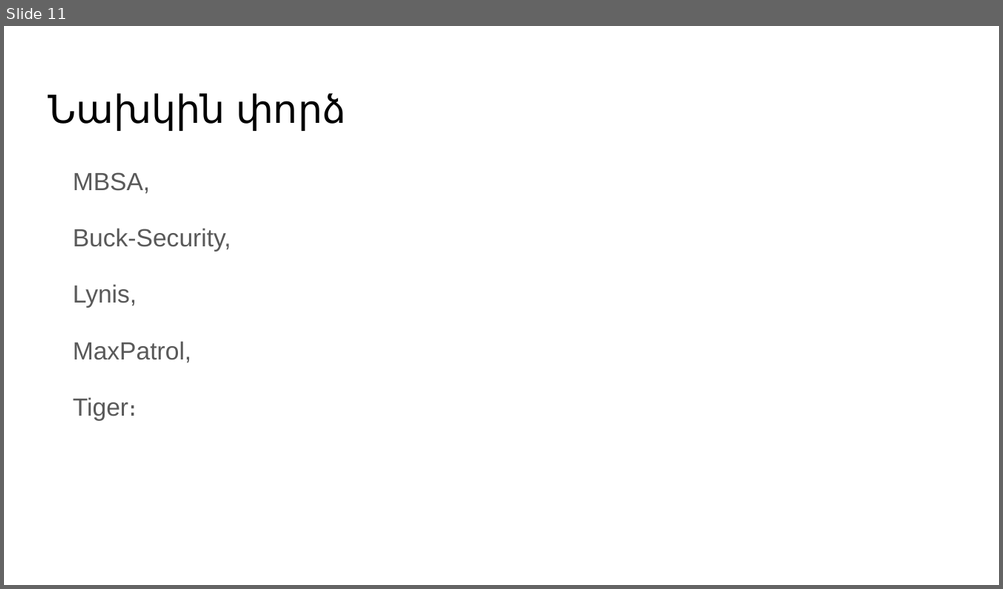
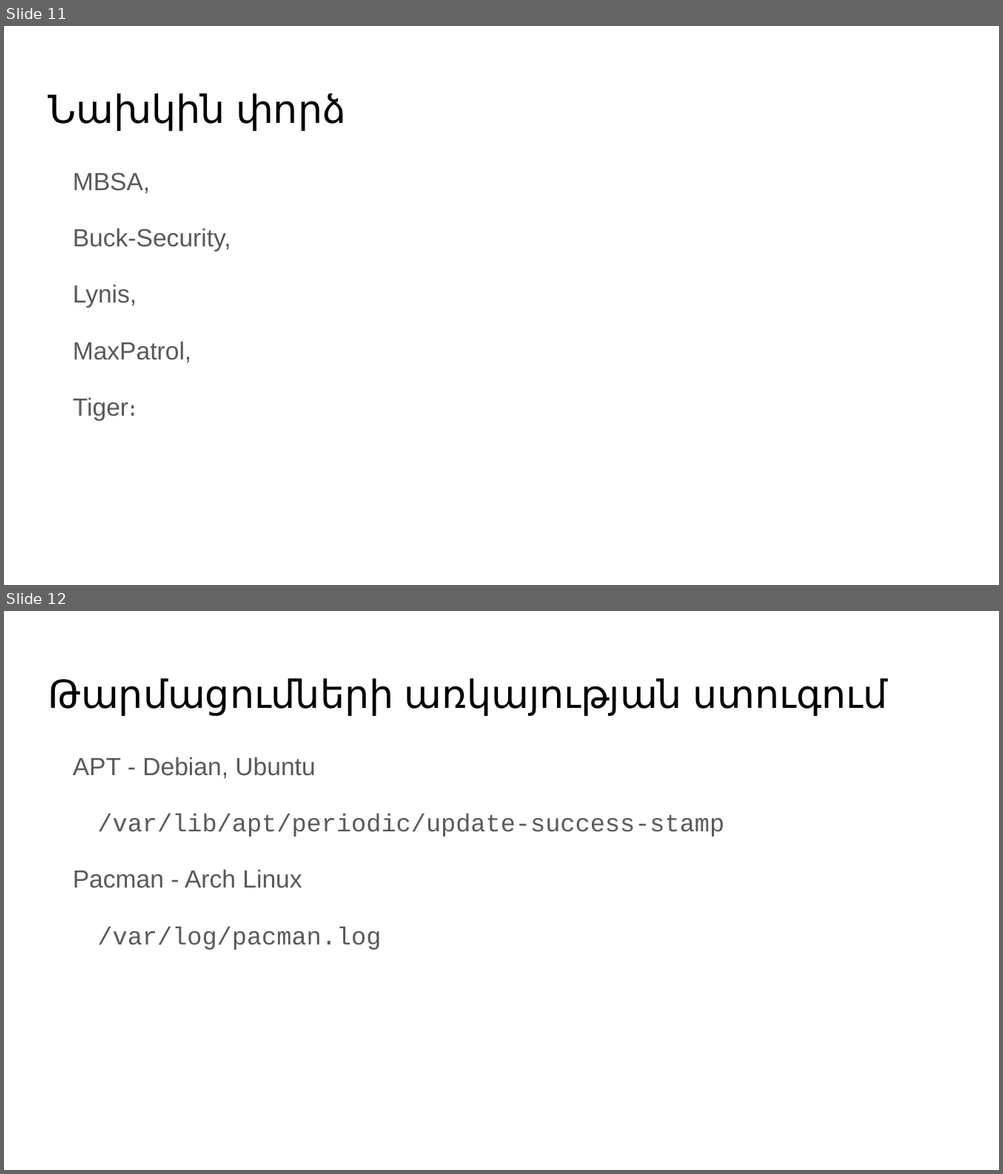
Before and after one commit to axper/lmap, a slide deck: tex/2016/presentation/presentation.pptx. Shown one above the other, each under a label of ours: slide 11 before the commit, slides 11 and 12 after it. The pictures are 1003x589 and 1003x1174 pixels, drawn with LibreOffice and Linux fonts; fonts in the diff are those of the drawing. Boxes give left, top, right and bottom in pixels: in the first picture for what was removed or moved away, otherwise in the second. Text is boxed around its words. In the diff, an @@ line names an element or a change of style, - is before the commit and + after.

```diff
--- a/tex/2016/presentation/presentation.pptx
+++ b/tex/2016/presentation/presentation.pptx
@@ slide 12 added at bbox=[4, 611, 999, 1170], background #FFFFFF @@
@@ title added at bbox=[48, 678, 888, 716], 28 pt, text #000000 @@
+Թարմացումների առկայության ստուգում
@@ text added at bbox=[73, 757, 724, 950], 18 pt, text #595959 @@
+APT - Debian, Ubuntu
+/var/lib/apt/periodic/update-success-stamp
+Pacman - Arch Linux
+/var/log/pacman.log
```
Also in this commit, not shown: 7 slides changed, 5 other slides added, 2 other files.
